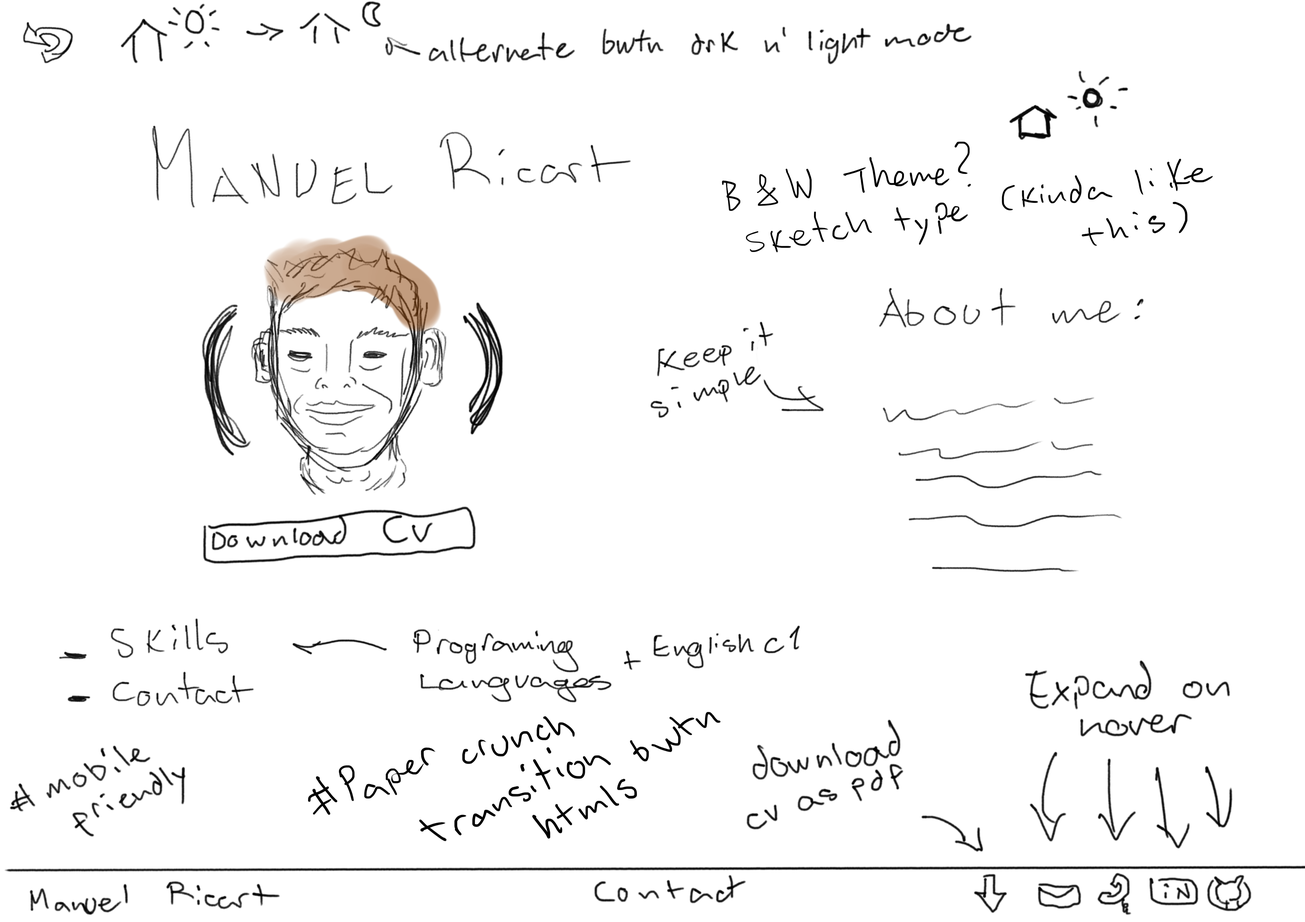
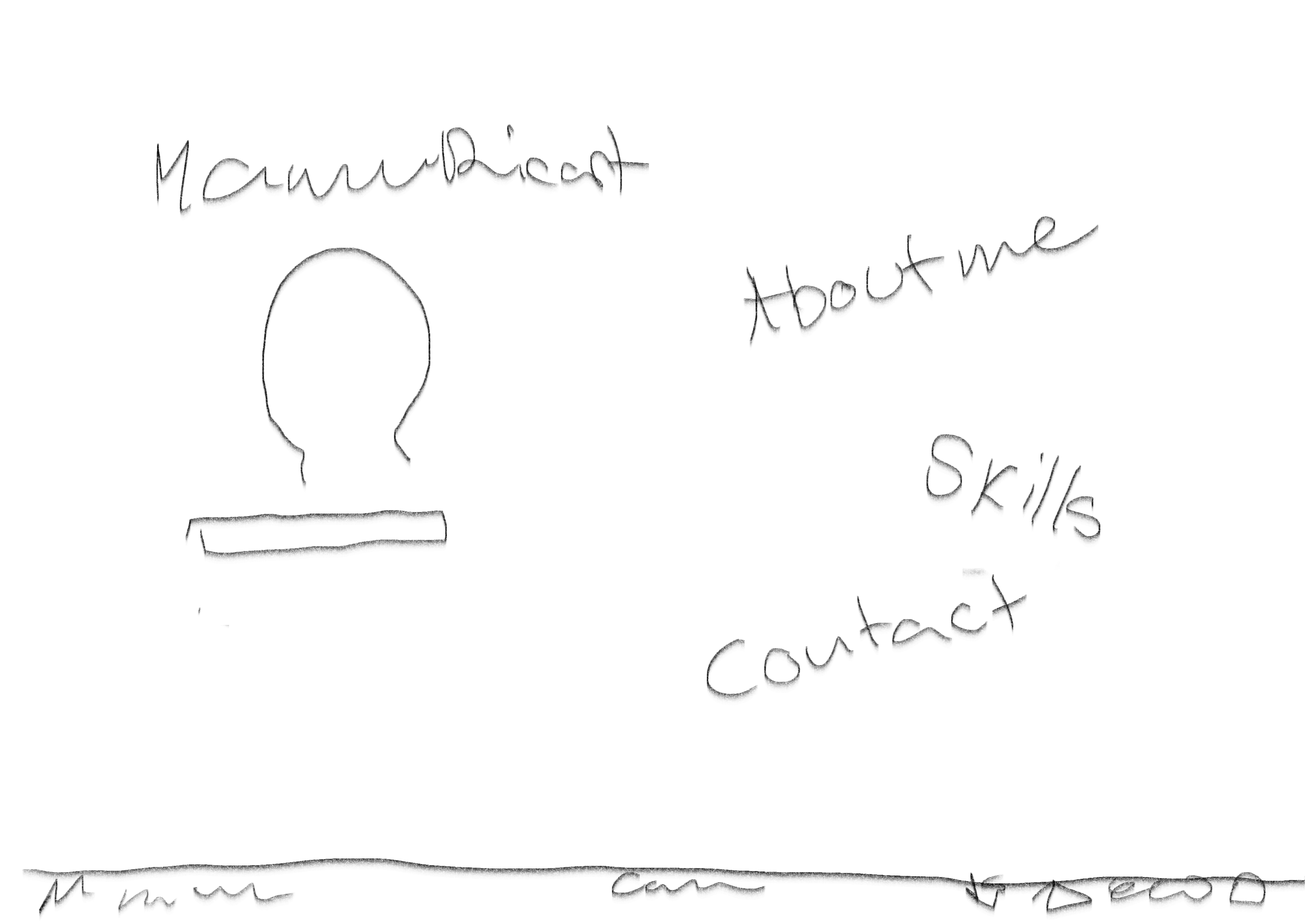
Layer changes from the first (1305, 922) image to the second:
added layer "Capa de pintura 3" above "Capa de pintura 2" over <box>785,119,1048,524</box>
added layer "Capa de pintura 2" above "Capa de pintura 1" over <box>4,119,1305,921</box>
hid "Capa de pintura 1", painted on it over <box>4,0,1305,921</box>
